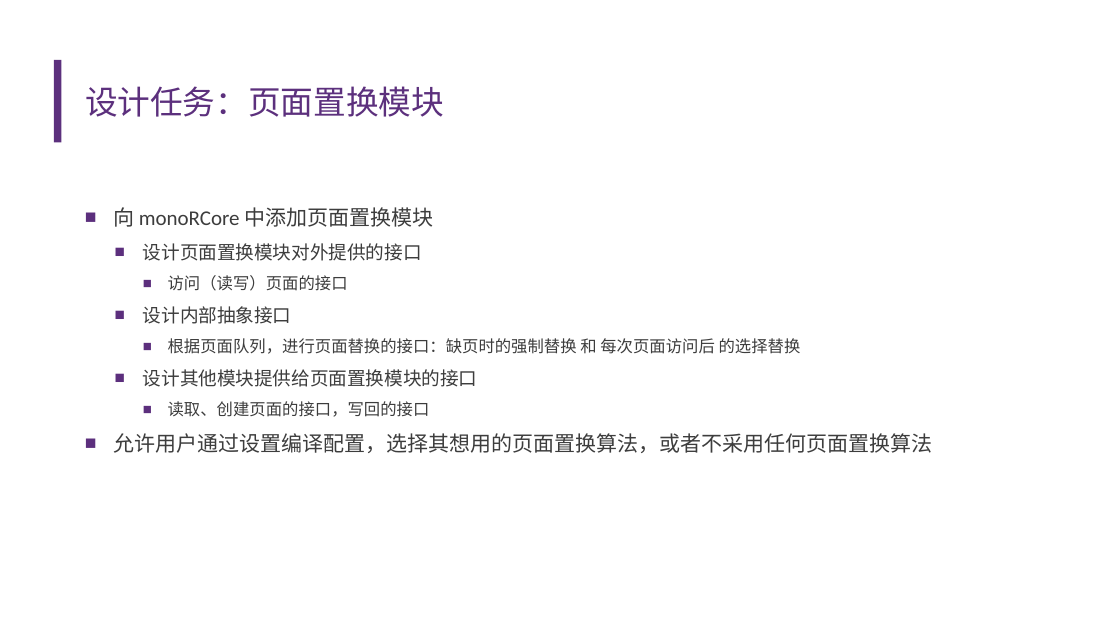
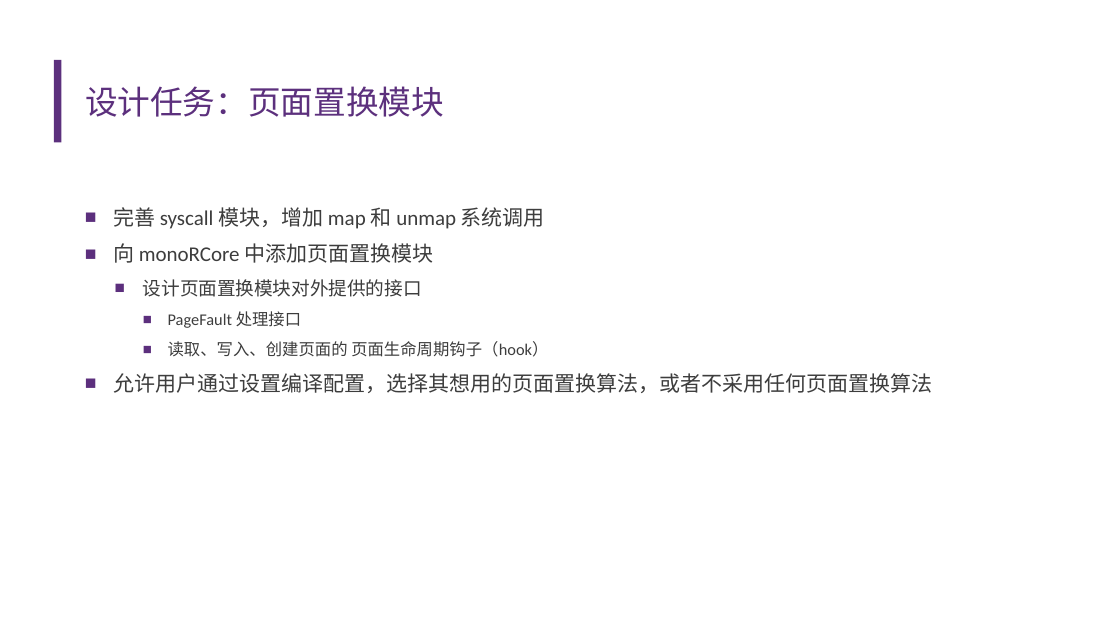
Before and after one commit to emily-jia/monoRCore, a slide deck: slide 12 of 开题报告.pptx (slide 10 before the commit). Drawn at 1120x630 pixels with LibreOffice and Linux fonts; fonts in the diff are those of the drawing; background and template pictures are left out. Boxes give left, top, right and bottom in pixels: in the first picture for what was removed or moved away, otherwise in the second. Text is boxed around its words. In the diff, an @@ line names an element or a change of style, - is before the commit and + after.

Commit message:
update ppt

```diff
--- a/开题报告.pptx
+++ b/开题报告.pptx
@@ text at <box>113,207,545,229</box>: paragraph added @@
+■ 完善 syscall 模块，增加 map 和 unmap 系统调用
@@ text at <box>168,311,548,357</box>: text changed @@
-    ■ 访问（读写）页面的接口
-  ■ 设计内部抽象接口
-    ■ 根据页面队列，进行页面替换的接口：缺页时的强制替换 和 每次页面访问后 的选择替换
-  ■ 设计其他模块提供给页面置换模块的接口
-    ■ 读取、创建页面的接口，写回的接口
+    ■ PageFault 处理接口
+    ■ 读取、写入、创建页面的 页面生命周期钩子（hook）
```
Also in this commit, not shown: 3 other slides changed, 2 slides added.
